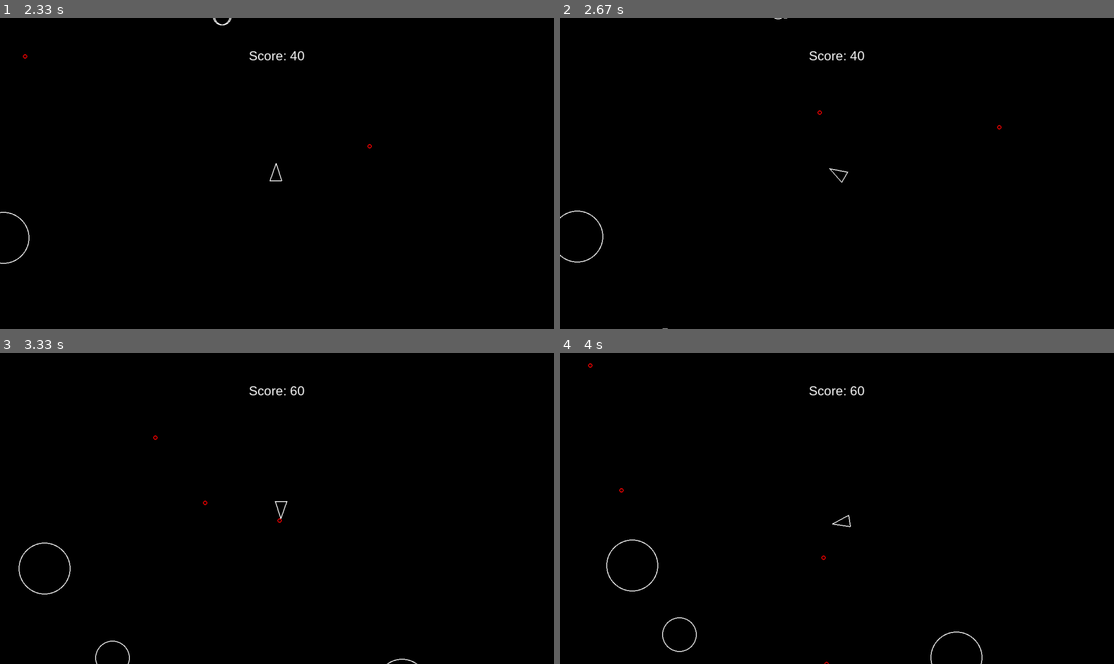
Above: before the commit, frames 1-4 (two rows, left to right).
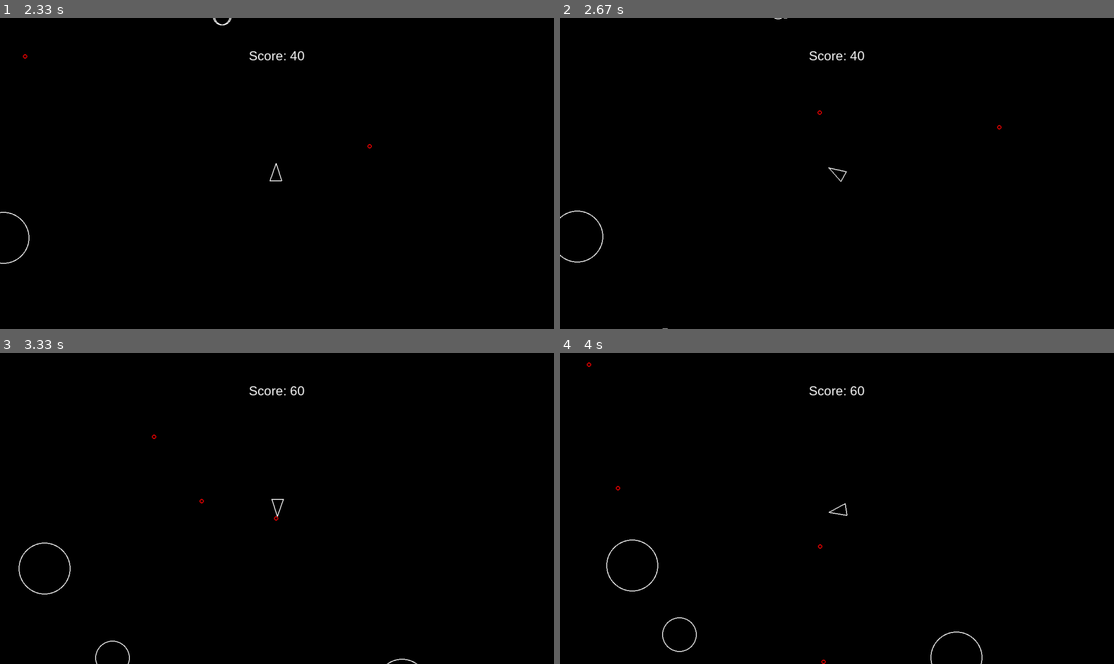
Above: after the commit, the same moments.

Repository: ThoughtPilot000/asteroids-pygame
Game: pygame game, started from main.py
The game is run twice, just before and just after one commit, with the same random seed, the same clock (stepped at 60 frames per second) and the same inputs.
Inputs:
- Up to frame 1 (2.33 s): tap Space at 0.33, 0.73, 1.03, 1.23, 1.57, 1.87, 2.07 s; hold D 0.67-1.13 s; hold W 1.17-1.47 s; hold D 1.5-1.97 s; hold A from 2 s (still down)
- Up to frame 2 (2.67 s): tap Space at 2.37, 2.63 s; release A at 2.53 s; hold S from 2.57 s (still down)
- Up to frame 3 (3.33 s): release S at 2.87 s; hold A 2.9-3.3 s; tap Space at 2.97, 3.27 s
- Up to frame 4 (4 s): hold W 3.33-3.7 s; tap Space at 3.4, 3.8 s; hold D from 3.73 s (still down)

Frame 1 is identical in both runs. In frame 2, less than 0.1% of the frame differs, in the area x 48-53%, y 48-53%; in frame 3, 0.1%; in frame 4, 0.1%, in the area x 4-53%, y 2-100%.

Commit message:
added deceleration

Diff:
--- a/player.py
+++ b/player.py
@@ -43,7 +43,7 @@
                 self.current_speed += PLAYER_ACC * dt
         if keys[pygame.K_SPACE]:
             self.shoot()
-        if not keys[pygame.K_w] and not [pygame.K_s]:
+        if not keys[pygame.K_w] and not keys[pygame.K_s]:
             if self.current_speed > 0:
                 self.current_speed -= PLAYER_ACC * dt
 
Not shown, changed: game_events.jsonl
